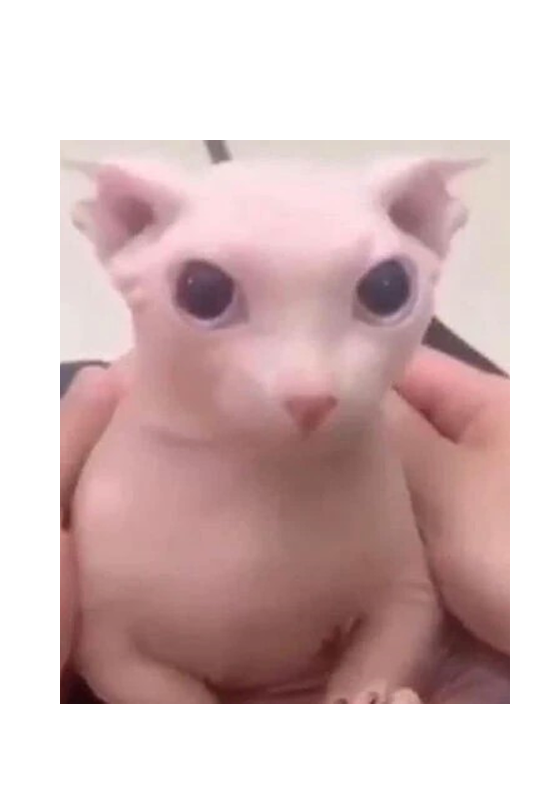
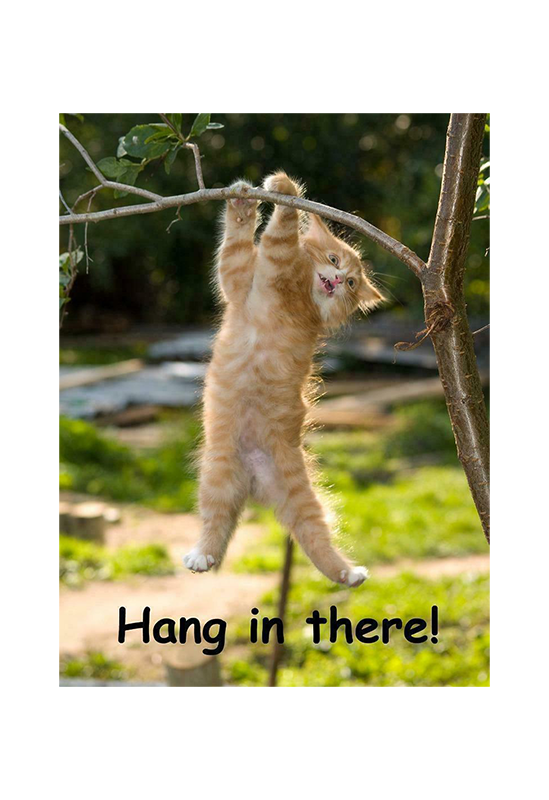
Comparing the layer stacks of the two 549 × 800 images. Changes:
added layer "hang in there" above "Layer 2" over [59, 113, 490, 687]
hid "Layer 2", painted on it over [59, 128, 510, 704]
